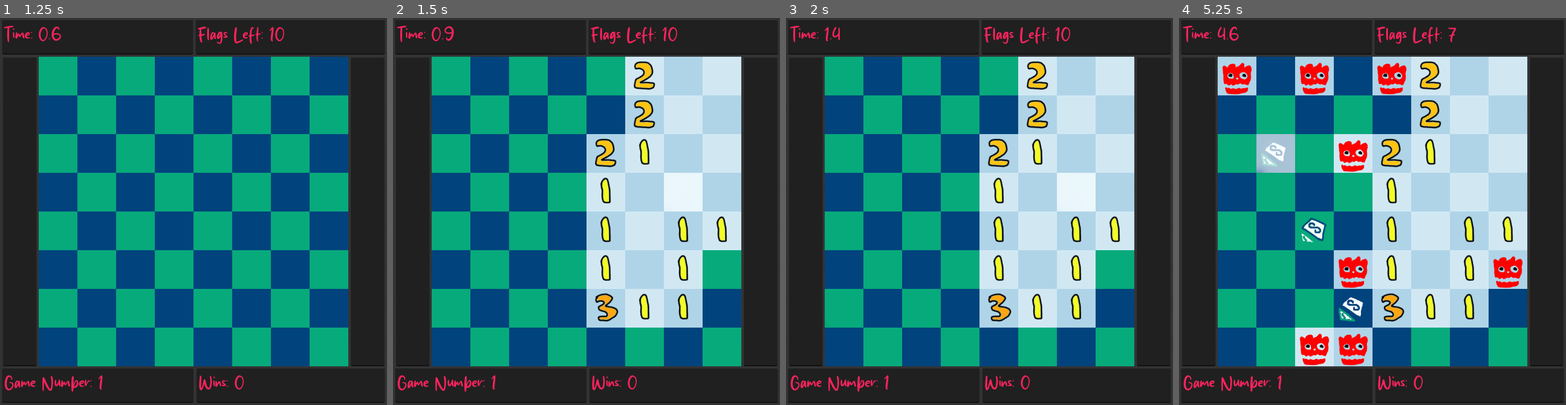
Above: before the commit, frames 1-4 (left to right).
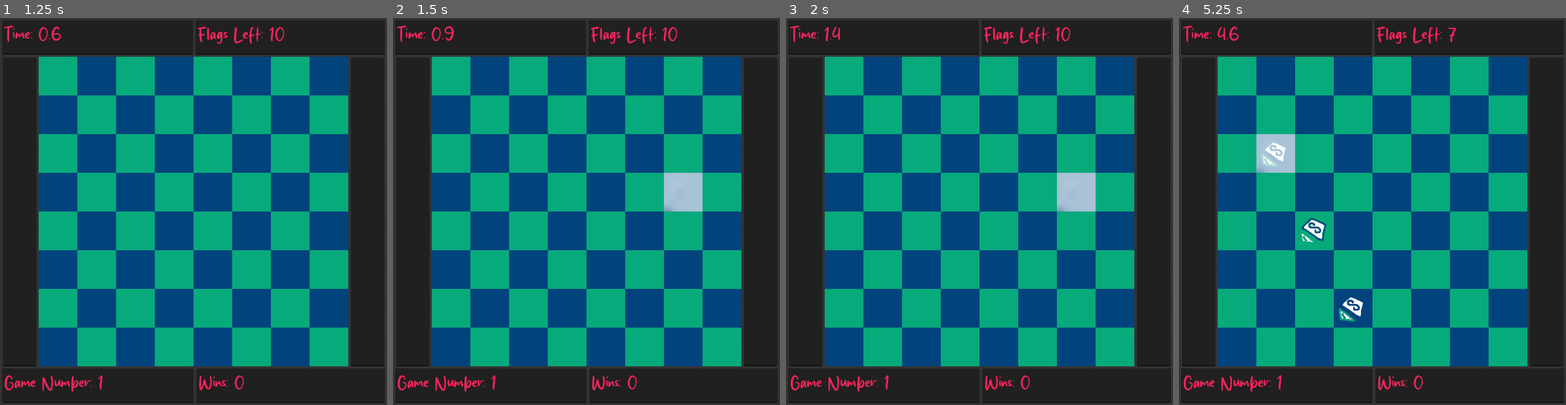
Above: after the commit, the same moments.

Repository: orbi8r/godot-minesweeper
Game: Godot game, scene res://Scenes/menu.tscn
The game is run twice, just before and just after one commit, with the same random seed, the same clock (stepped at 60 frames per second) and the same inputs.
Inputs (mouse positions are in pixels of both pictures, inside the frame that each line leads up to):
- Up to frame 1 (1.25 s): click "Human" at 0.5 s
- Up to frame 2 (1.5 s): tap Enter at 1.25 s; move the mouse to (671, 192) at 1.27 s; click (671, 192) at 1.35 s
- Up to frame 3 (2 s): no input
- Up to frame 4 (5.25 s): tap Space at 2, 4.25 s; move the mouse to (1295, 230) at 2.02 s; right-click (1295, 230) at 2.1 s; move the mouse to (1411, 126) at 2.77 s; click (1411, 126) at 2.85 s; tap Enter at 3.5 s; move the mouse to (1353, 288) at 3.52 s; right-click (1353, 288) at 3.6 s; move the mouse to (1488, 269) at 4.27 s; click (1488, 269) at 4.35 s; move the mouse to (1256, 153) at 5.02 s; right-click (1256, 153) at 5.1 s

Frame 1 is identical in both runs. In frame 2, 24% of the frame differs, in the area x 50-90%, y 10-80%; in frame 3, 24%; in frame 4, 32%, in the area x 10-90%, y 10-90%.

Commit message:
random model

Diff:
--- a/Scripts/ai_controller_2d.gd
+++ b/Scripts/ai_controller_2d.gd
@@ -1,18 +1,22 @@
 extends Node
 
-var udp_socket := PacketPeerUDP.new()
+var udp_socket: PacketPeerUDP = PacketPeerUDP.new()
 var port := 4242
-var python_ip = ""
-var python_port = 0
-var initial_message_received := false
+var python_ip: String = ""
+var python_port: int = 0
+var initial_message_received: bool = false
 
 @onready var ai_game: Node2D = $"../.."
 @onready var ai_controller: Node = $"."
 
-@export var array = []
-func set_array(value):
-	array = value
-	send_array()
+var action = Vector2i(0,0)
+@export var observation_array = []
+@export var reward = 0.0:
+	set = _set_reward
+
+func _set_reward(value):
+	reward = value
+	send_observation_and_reward()
 
 
 func _ready() -> void:
@@ -23,8 +27,8 @@
 	else:
 		print("UDP socket listening on port ", port)
 	# Set process modes
-	ai_game.process_mode = Node.ProcessMode.PROCESS_MODE_INHERIT  # ai_game will inherit process mode
-	self.process_mode = Node.ProcessMode.PROCESS_MODE_ALWAYS    # ai_controller will always process
+	ai_game.process_mode = Node.PROCESS_MODE_INHERIT  # ai_game will inherit process mode
+	self.process_mode = Node.PROCESS_MODE_ALWAYS  # ai_controller will always process
 	# Pause the scene tree
 	get_tree().paused = true
 
@@ -32,8 +36,8 @@
 	# This will continue running even when the scene tree is paused
 	# Check if there's any incoming data
 	while udp_socket.get_available_packet_count() > 0:
-		var packet = udp_socket.get_packet()
-		var message = packet.get_string_from_utf8()
+		var result = udp_socket.get_packet()
+		var message = result.get_string_from_utf8()
 		print("Received: ", message)
 
 		if not initial_message_received:
@@ -47,14 +51,22 @@
 				get_tree().paused = false
 		else:
 			# Process the result from the Python script
-			print("Result from Python script: ", message)
-			# Handle the message as needed
+			var data = JSON.parse_string(message)
+			var output = data["output"]
+			action = Vector2i(output[0], output[1])
+			print("Received action from Python script: ", action)
 
-func send_array():
-	var message = str(array)
-	udp_socket.set_dest_address(python_ip, python_port)
-	udp_socket.put_packet(message.to_utf8_buffer())
-	print("Sent array: ", message)
+
+func send_observation_and_reward():
+	if initial_message_received:
+		var data = {
+			"observation": observation_array,
+			"reward": reward,
+		}
+		var message = JSON.stringify(data)
+		udp_socket.set_dest_address(python_ip, python_port)
+		udp_socket.put_packet(message.to_utf8_buffer())
+		print("Sent data: ", message)
 
 func _exit_tree():
 	send_close_message()
--- a/Scripts/ai_game.gd
+++ b/Scripts/ai_game.gd
@@ -25,14 +25,13 @@
 	]
 
 func _process(delta: float) -> void:
-	#test
-	ai_controller.set_array([1,2,3])
 
 	if Minesweeper.gamestatus == 1:
 		Minesweeper.gamestatus = 0
 		reset()
 
-	#ai_input_and_reward()
+	ai_controller.observation_array = ai_observation()
+	ai_controller.reward = ai_input_and_reward()
 
 	Minesweeper.timespent += delta
 	var current_time_spent = floor(Minesweeper.timespent * 10) / 10
@@ -69,44 +68,47 @@
 	mine_number_tiles.set_numbers()
 
 
-#func ai_observation():
-	#var obs = []
-	#for cell in Minesweeper.cells:
-		#if cell in Minesweeper.covered_cells:
-			#obs.append(-1)
-		#else:
-			#if cell in Minesweeper.mines:
-				#obs.append(-2)
-			#else:
-				#obs.append(Minesweeper.numbers[cell])
-	#return obs
-#
-#
-#func ai_input_and_reward():
-	#foreground_tiles.hovered_cell = Vector2i.ZERO#ai_controller_2d.cell
-	#
-	#var adjacent_cells = []
-	#for dir in directions:
-		#adjacent_cells.append(previous_cell + dir)
-#
-	#if ai_controller_2d.cell not in Minesweeper.covered_cells:
-		#ai_controller_2d.reward -= 0.3
-	#elif ai_controller_2d.cell in adjacent_cells:
-		#ai_controller_2d.reward += 0.9
-	#elif ai_controller_2d.cell in Minesweeper.mines:
-		#print("Loss",Minesweeper.generation)
-		#ai_controller_2d.reward -= 1
-	#elif Minesweeper.wins != previous_wins:
-		#print("win",Minesweeper.generation)
-		#ai_controller_2d.reward += 2
-	#else:
-		#ai_controller_2d.reward -= 0.3
-	#
-	#if Minesweeper.timespent > 100:
-		#ai_controller_2d.reward -= 1
-		#reset()
-		#
-	#previous_cell = ai_controller_2d.cell
+func ai_observation():
+	var obs = []
+	for cell in Minesweeper.cells:
+		if cell in Minesweeper.covered_cells:
+			obs.append(-1)
+		else:
+			if cell in Minesweeper.mines:
+				obs.append(-2)
+			else:
+				obs.append(Minesweeper.numbers[cell])
+	return obs
+
+
+func ai_input_and_reward():
+	foreground_tiles.hovered_cell = ai_controller.action
+
+	var adjacent_cells = []
+	for dir in directions:
+		adjacent_cells.append(previous_cell + dir)
+
+	var reward = 0
+
+	if ai_controller.action not in Minesweeper.covered_cells:
+		reward -= 0.3
+	elif ai_controller.action in adjacent_cells:
+		reward += 0.9
+	elif ai_controller.action in Minesweeper.mines:
+		print("Loss",Minesweeper.generation)
+		reward -= 1
+	elif Minesweeper.wins != previous_wins:
+		print("win",Minesweeper.generation)
+		reward += 2
+	else:
+		reward -= 0.3
+
+	if Minesweeper.timespent > 100:
+		reward -= 1
+		reset()
+
+	previous_cell = ai_controller.action
+	return reward
 
 
 ### AI SIDE
--- a/Scripts/foreground_tiles.gd
+++ b/Scripts/foreground_tiles.gd
@@ -5,7 +5,7 @@
 
 
 func _input(event: InputEvent) -> void:
-	if event is InputEventMouseMotion and Minesweeper.mode == "Human":
+	if event is InputEventMouseMotion and Minesweeper.mode == "Ai":
 		hovered_cell = floor(event.position / (Minesweeper.CELLSIZE * (Minesweeper.BOARDSIZE+1)))
 
 
Not shown, changed: Python/test.py
